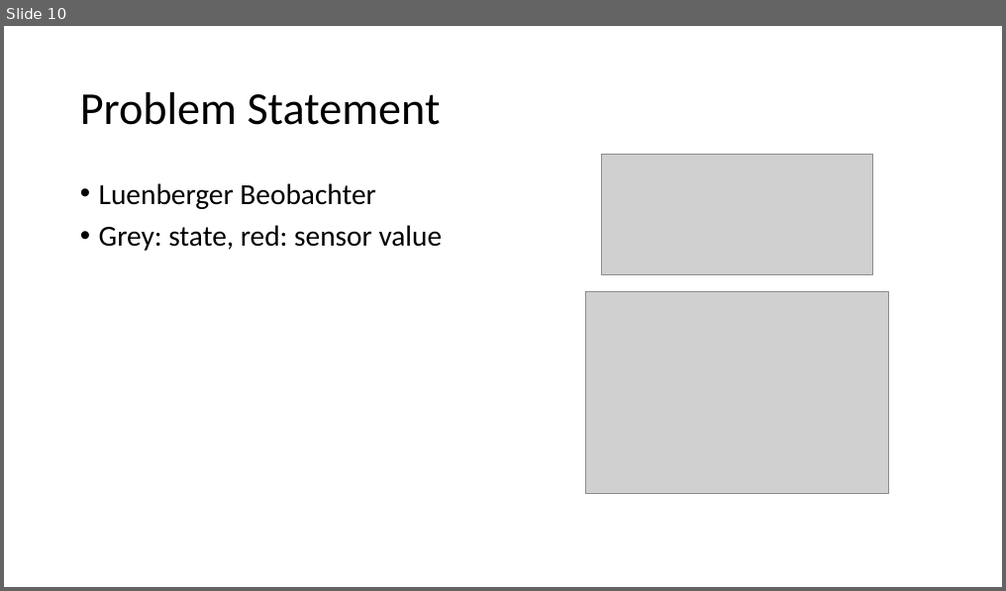
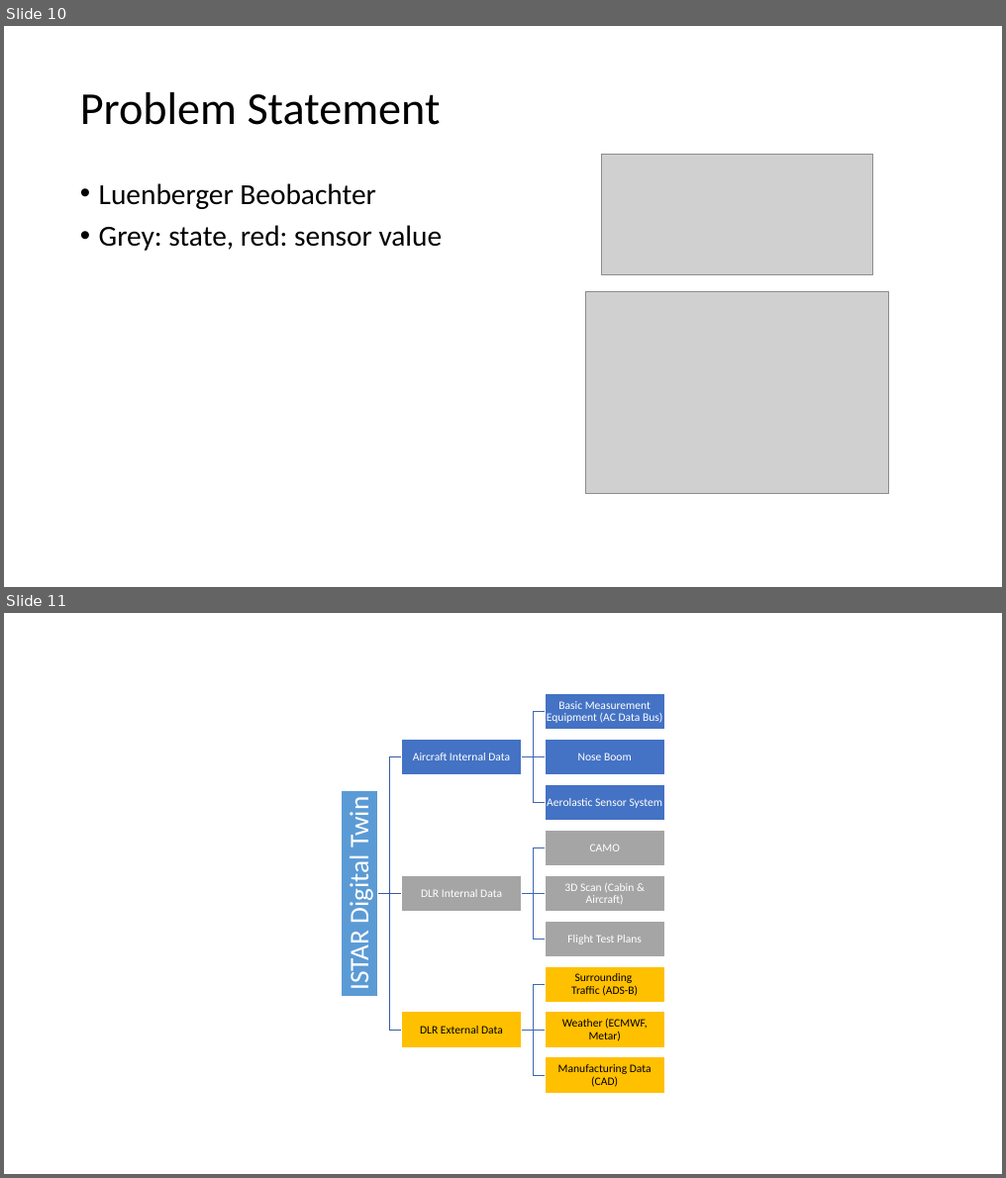
Before and after one commit to DLR-FX/shm_thesis, a slide deck: scratch.pptx. Shown one above the other, each under a label of ours: slide 10 before the commit, slides 10 and 11 after it. The pictures are 1006x591 and 1006x1178 pixels, drawn with LibreOffice and Linux fonts; fonts in the diff are those of the drawing; grey boxes stand for pictures. Boxes give left, top, right and bottom in pixels: in the first picture for what was removed or moved away, otherwise in the second. Text is boxed around its words. In the diff, an @@ line names an element or a change of style, - is before the commit and + after.

```diff
--- a/scratch.pptx
+++ b/scratch.pptx
@@ slide 11 added at [4,613,1002,1174], background #FFFFFF @@
@@ group added at [342,694,665,1094]: 13 rectangles, 13 texts, 12 freeform shapes @@
+ISTAR Digital Twin
+Aircraft Internal Data
+Basic Measurement Equipment (AC Data Bus)
+Nose Boom
+Aerolastic Sensor System
+DLR Internal Data
+CAMO
+3D Scan (Cabin & Aircraft)
+Flight Test Plans
+DLR External Data
+Surrounding
+Traffic (ADS-B)
+Weather (ECMWF, Metar)
+Manufacturing Data (CAD)
```
Also in this commit, not shown: 1 slide changed, 17 other files.
